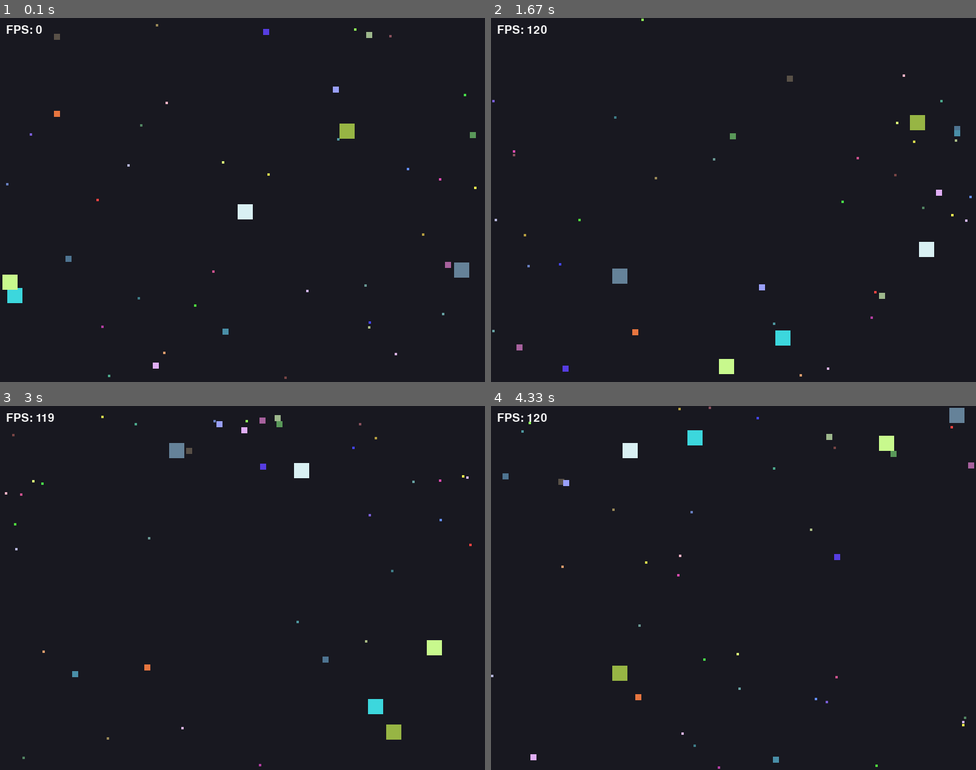
Above: before the commit, frames 1-4 (two rows, left to right).
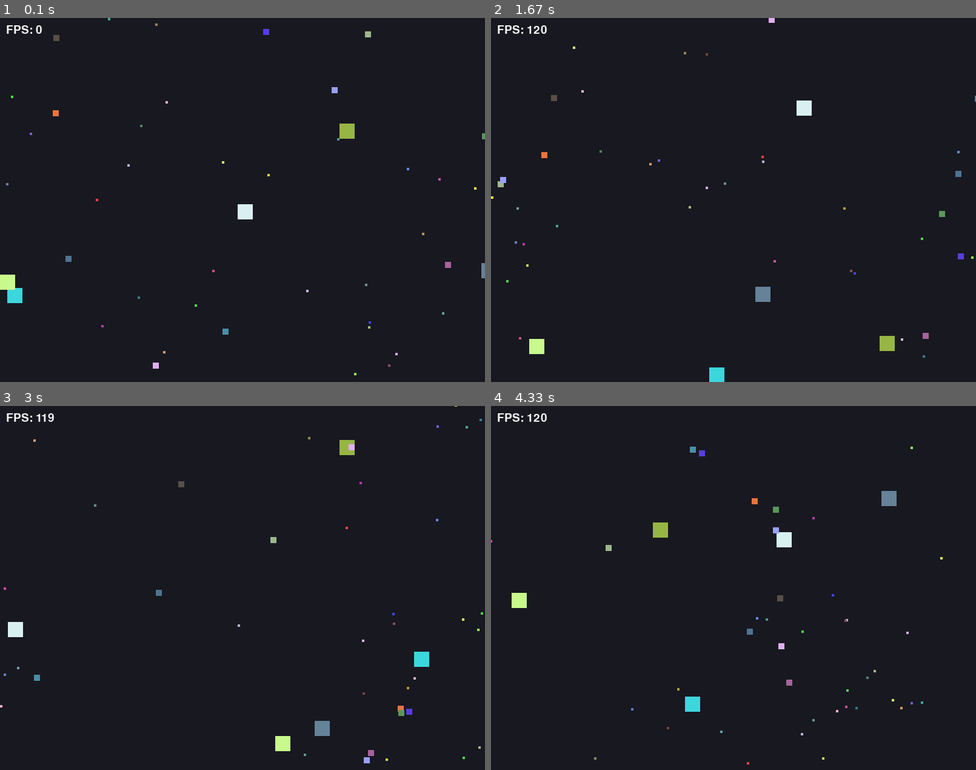
Above: after the commit, the same moments.

Repository: vtxsl/lab8-pygame
Game: pygame game, started from main.py
Same seed, same stepped clock (60 frames per second), same inputs: the game is played once before the commit and once after it.
Inputs:
- Up to frame 1 (0.1 s): no input
- Up to frame 2 (1.67 s): no input
- Up to frame 3 (3 s): no input
- Up to frame 4 (4.33 s): no input

The runs differ from the first frame. In frame 1, 0.3% of the frame differs, in the area x 0-100%, y 0-100%; in frame 2, 1.8%; in frame 3, 1.9%; in frame 4, 1.9%.

Commit message:
exam: q3 - screen wrapping

Diff:
--- a/main.py
+++ b/main.py
@@ -27,23 +27,44 @@
     death_time: int
 
     def update(self, width: int, height: int, dt: float) -> bool:
+        # self.px += self.vx * dt
+        # self.py += self.vy * dt
+
+        # self.rect.x = int(self.px)
+        # self.rect.y = int(self.py)
+
+        # if self.rect.left <= 0 or self.rect.right >= width:
+        #     self.vx *= -1
+        #     self.px = max(0, min(self.px, width - self.size))
+        #     self.rect.x = int(self.px)
+
+        # if self.rect.top <= 0 or self.rect.bottom >= height:
+        #     self.vy *= -1
+        #     self.py = max(0, min(self.py, height - self.size))
+        #     self.rect.y = int(self.py)
+
+        # return pygame.time.get_ticks() < self.death_time
+
+
         self.px += self.vx * dt
         self.py += self.vy * dt
 
+        if self.px > width:
+            self.px = -self.size
+        elif self.px + self.size < 0:
+            self.px = width
+
+        if self.py > height:
+            self.py = -self.size
+        elif self.py + self.size < 0:
+            self.py = height
+
         self.rect.x = int(self.px)
         self.rect.y = int(self.py)
 
-        if self.rect.left <= 0 or self.rect.right >= width:
-            self.vx *= -1
-            self.px = max(0, min(self.px, width - self.size))
-            self.rect.x = int(self.px)
-
-        if self.rect.top <= 0 or self.rect.bottom >= height:
-            self.vy *= -1
-            self.py = max(0, min(self.py, height - self.size))
-            self.rect.y = int(self.py)
-
         return pygame.time.get_ticks() < self.death_time
+
+
 
     def draw(self, surface: pygame.Surface) -> None:
         pygame.draw.rect(surface, self.color, self.rect)
@@ -178,6 +199,7 @@
 
         squares = alive_squares
 
+
         # resolve_square_collisions(squares)
         apply_flee_behavior(squares, dt)
 
